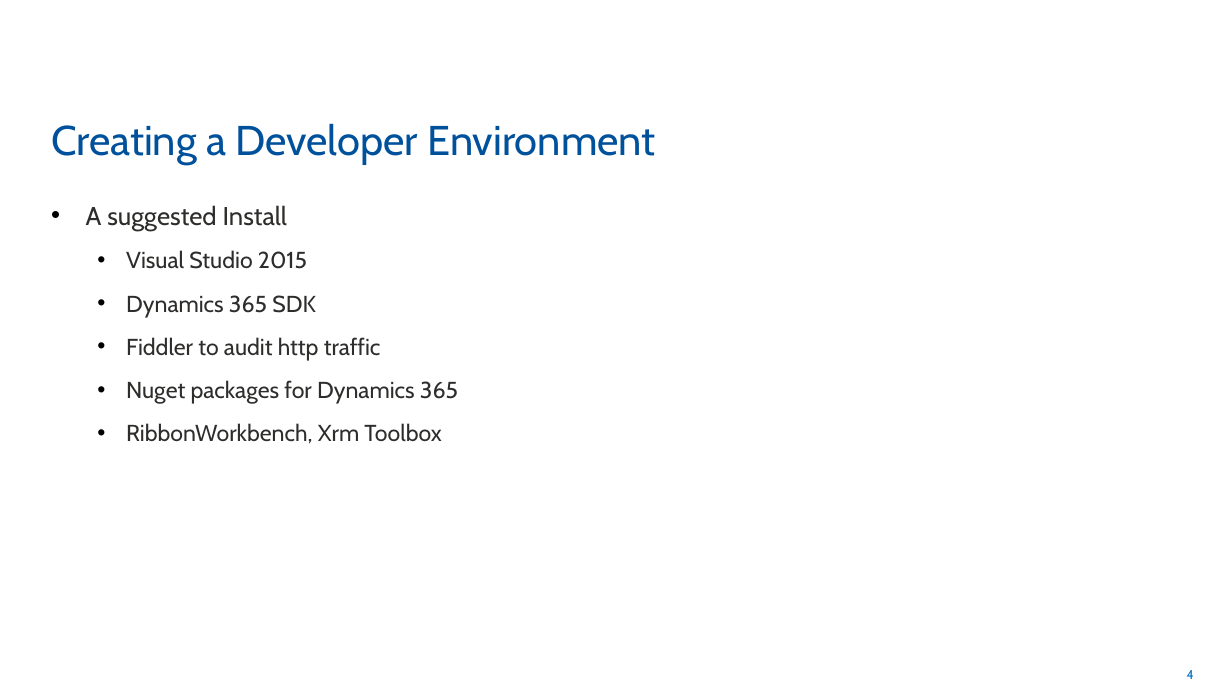
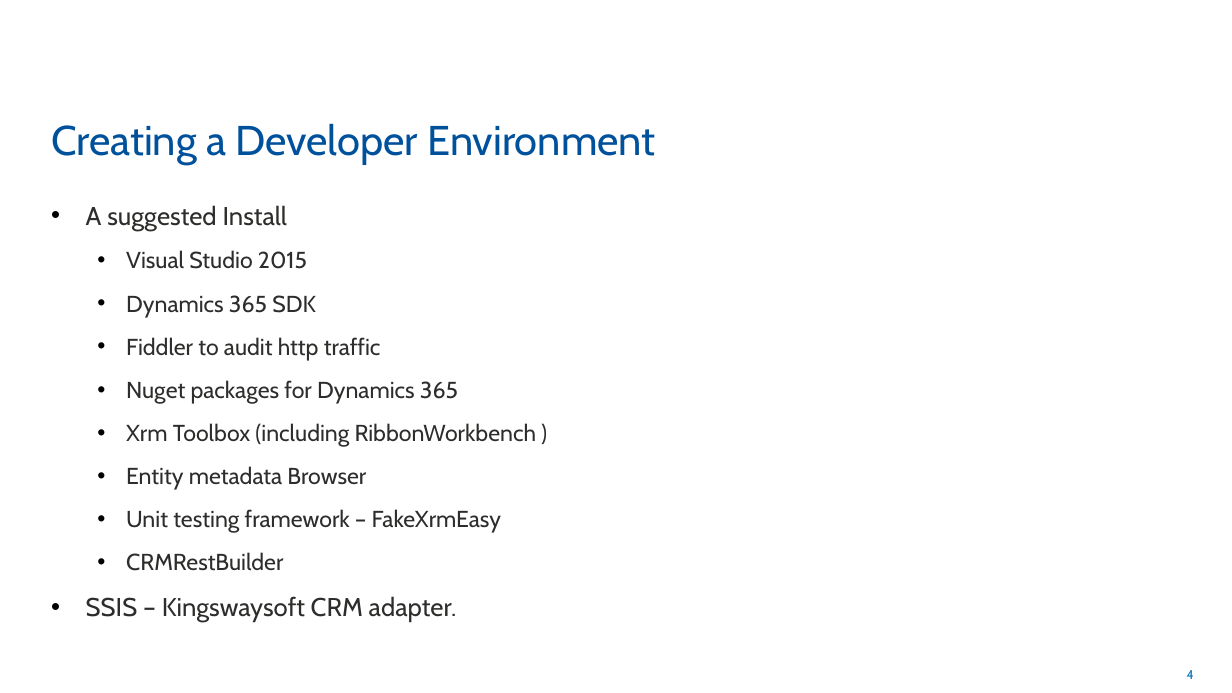
Before and after one commit to rogerhillgsy/CRMTraining, a slide deck: slide 4 of Documents/QA Powerpoints/Module 1.pptx. Drawn at 1232x693 pixels with LibreOffice and Linux fonts; fonts in the diff are those of the drawing. Boxes give left, top, right and bottom in pixels: in the first picture for what was removed or moved away, otherwise in the second. Text is boxed around its words. In the diff, an @@ line names an element or a change of style, - is before the commit and + after.

```diff
--- a/Documents/QA Powerpoints/Module 1.pptx
+++ b/Documents/QA Powerpoints/Module 1.pptx
@@ text at [86, 423, 536, 622]: text changed @@
-  • RibbonWorkbench, Xrm Toolbox
+  • Xrm Toolbox (including RibbonWorkbench )
+  • Entity metadata Browser
+  • Unit testing framework – FakeXrmEasy
+  • CRMRestBuilder
+• SSIS – Kingswaysoft CRM adapter.
```
Also in this commit, not shown: 3 other slides changed, 1 other file.
